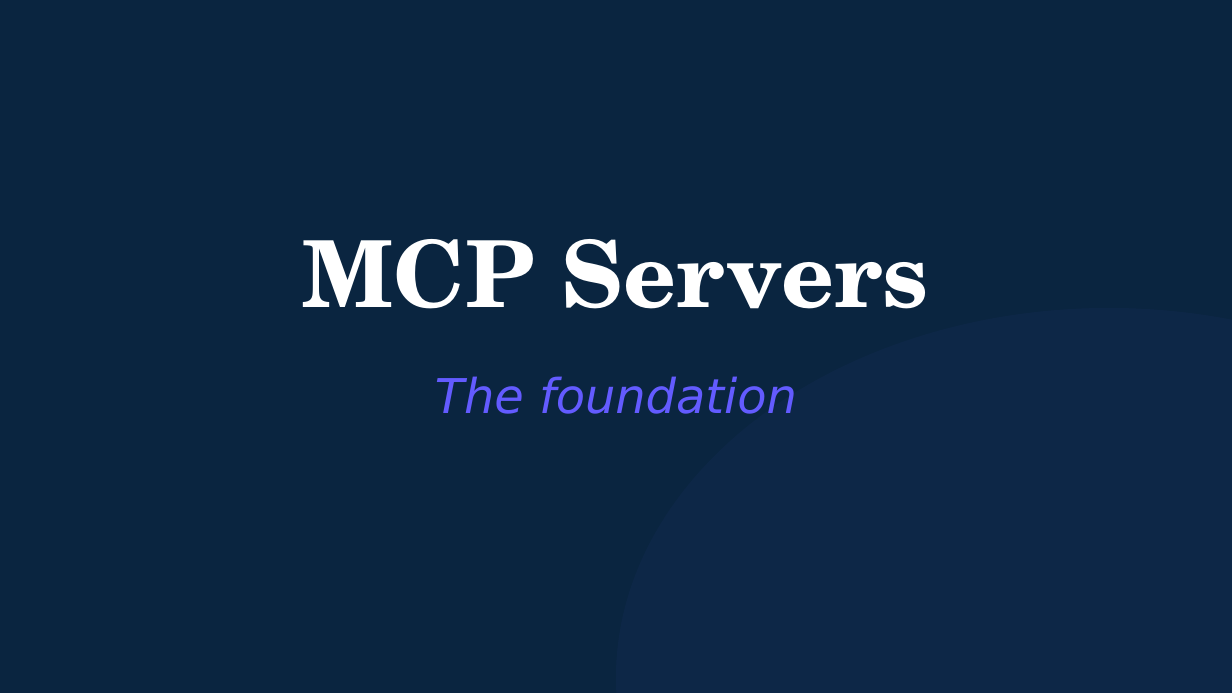
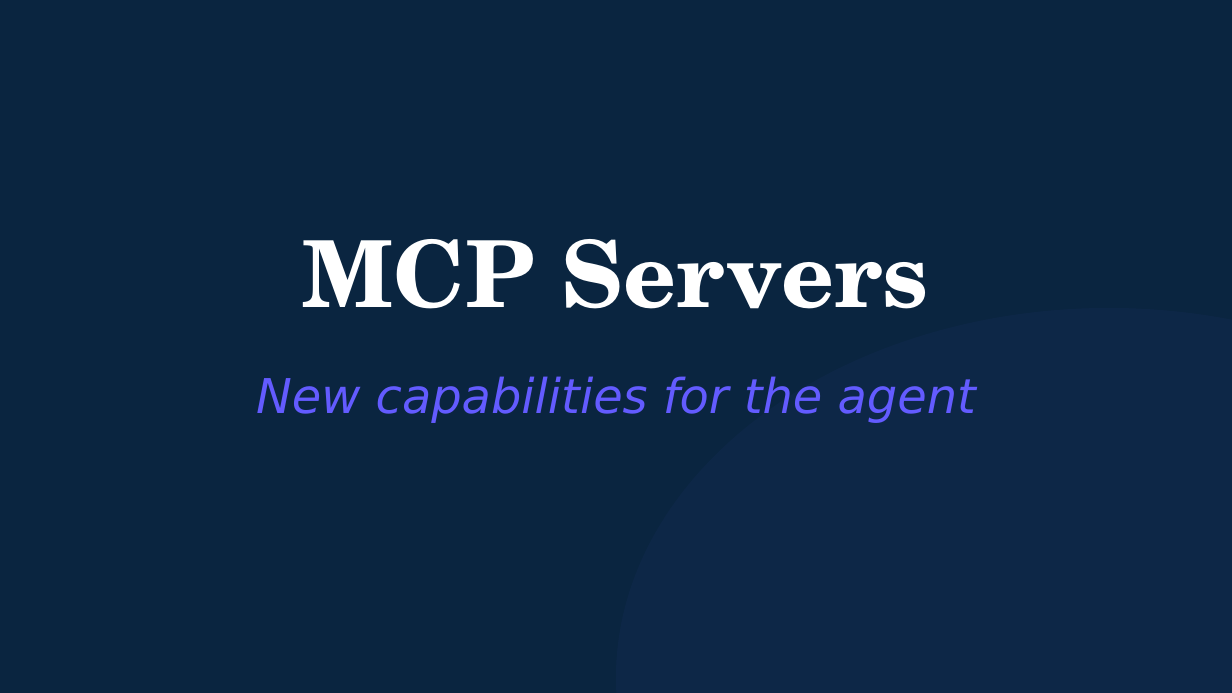
Before and after one commit to michaelengland/ai-best-practices, a slide deck: slide 28 of decks/builder/builder.pptx (slide 26 before the commit). Drawn at 1232x693 pixels with LibreOffice and Linux fonts; fonts in the diff are those of the drawing. Boxes give left, top, right and bottom in pixels: in the first picture for what was removed or moved away, otherwise in the second. Text is boxed around its words. In the diff, an @@ line names an element or a change of style, - is before the commit and + after.

```diff
--- a/decks/builder/builder.pptx
+++ b/decks/builder/builder.pptx
@@ text at <box>256,376,976,423</box>: text changed @@
-The foundation
+New capabilities for the agent
```
Also in this commit, not shown: 5 other slides changed, 12 slides added, 5 slides removed, 6 other files.
